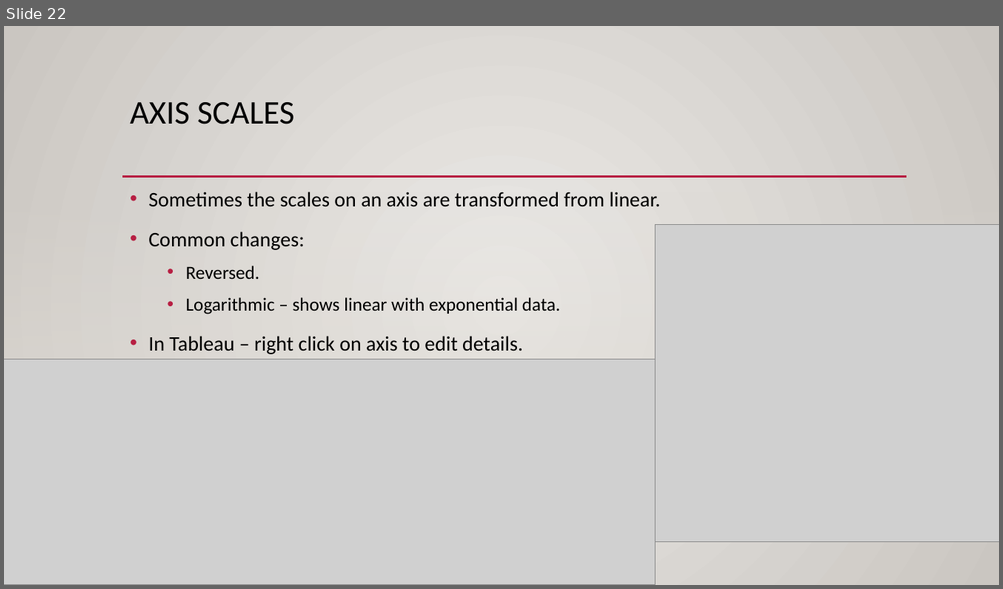
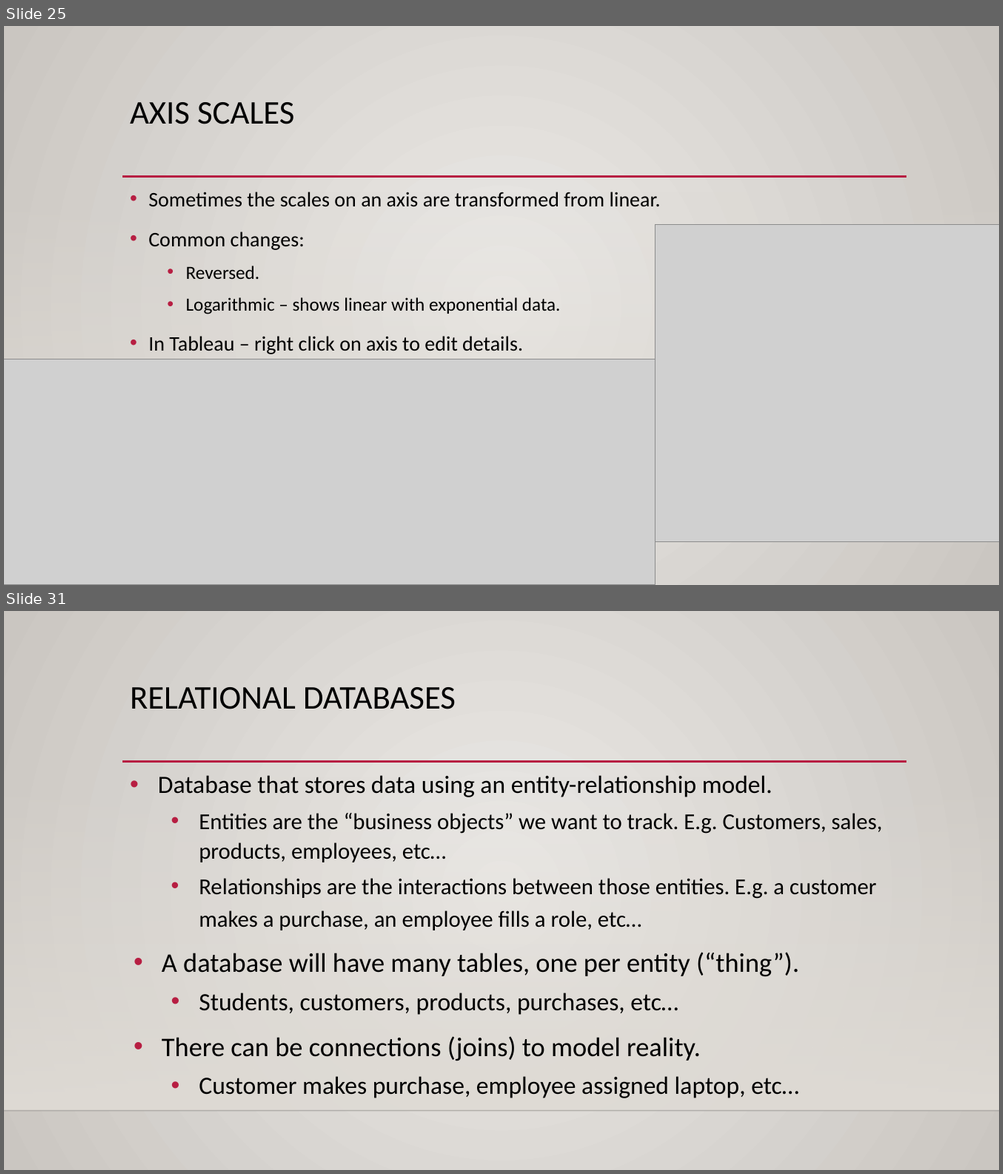
Before and after one commit to AkeemSemper/ml_datasets, a slide deck: slides/chapter_3.pptx. Shown one above the other, each under a label of ours: slide 22 before the commit, slides 25 and 31 after it; the slides between them are not shown. The pictures are 1003x589 and 1003x1174 pixels, drawn with LibreOffice and Linux fonts; fonts in the diff are those of the drawing; grey boxes stand for pictures; background and template pictures are left out. Boxes give left, top, right and bottom in pixels: in the first picture for what was removed or moved away, otherwise in the second. Text is boxed around its words. In the diff, an @@ line names an element or a change of style, - is before the commit and + after.

```diff
--- a/slides/chapter_3.pptx
+++ b/slides/chapter_3.pptx
@@ slide 31 added at (x1=4, y1=611, x2=999, y2=1170), background gradient #ECEAE7 to #CAC7C1; not listed: 3 template elements that a slide beside it also shows @@
@@ title added at (x1=130, y1=687, x2=455, y2=709), 32 pt, text #000000 @@
+RELATIONAL DATABASES
@@ text added at (x1=158, y1=775, x2=882, y2=1099), 22 pt, text #000000 @@
+• Database that stores data using an entity-relationship model.
+  • Entities are the “business objects” we want to track. E.g. Customers, sales, products, employees, etc…
+  • Relationships are the interactions between those entities. E.g. a customer makes a purchase, an employee fills a role, etc…
+• A database will have many tables, one per entity (“thing”).
+  • Students, customers, products, purchases, etc…
+• There can be connections (joins) to model reality.
+  • Customer makes purchase, employee assigned laptop, etc…
@@ what was slide 22 is now slide 25 @@
```
Also in this commit, not shown: 10 slides changed, 24 other slides added, 1 slide removed, 1 other file.
